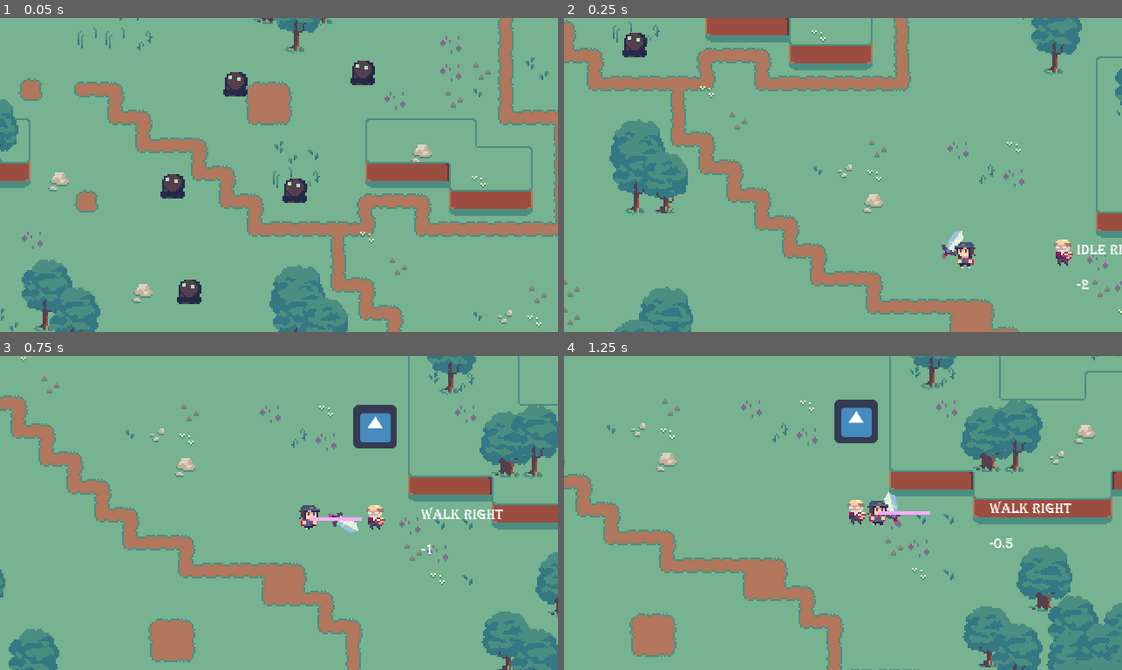
Above: before the commit, frames 1-4 (two rows, left to right).
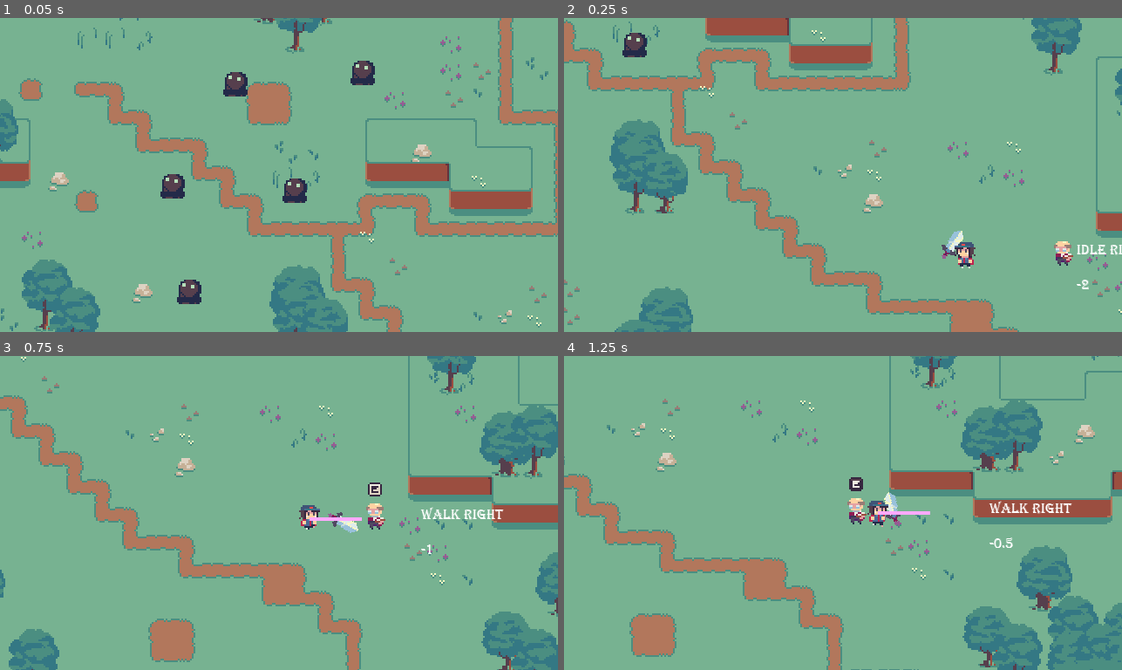
Above: after the commit, the same moments.

Repository: OceanBoy612/SimpleRPG
Game: Godot game, scene res://Code/Maps/Map1.tscn
Two runs of this game, one before a commit and one after it. Both use one fixed random seed, a clock stepped at 60 frames per second and the inputs below. The engine's default icon, where the game draws it, is replaced by a stand-in: a white triangle on a blue panel in a dark square.
Inputs (mouse positions are in pixels of both pictures, inside the frame that each line leads up to):
- Up to frame 1 (0.05 s): no input
- Up to frame 2 (0.25 s): no input
- Up to frame 3 (0.75 s): tap Enter (ui_accept) at 0.5 s; move the mouse to (401, 497) at 0.52 s; hold Right (ui_right) from 0.53 s (still down); click (401, 497) at 0.6 s
- Up to frame 4 (1.25 s): keep holding Right (ui_right); tap Enter (ui_accept) at 0.77 s

Frame 1 is identical in both runs. In frame 2, 0.1% of the frame differs, in the area x 87-92%, y 70-78%; in frame 3, 1.3%, in the area x 63-72%, y 15-52%; in frame 4, 1.3%.

Commit message:
Added animated e to interaractable

Diff:
--- /dev/null
+++ b/src/Art/SpriteFrame Resources/animated_E_sprite_frames.tres
@@ -0,0 +1,19 @@
+[gd_resource type="SpriteFrames" load_steps=4 format=2]
+
+[ext_resource path="res://Art/~Sprites/E-Sheet.png" type="Texture" id=1]
+
+[sub_resource type="AtlasTexture" id=1]
+atlas = ExtResource( 1 )
+region = Rect2( 0, 0, 8, 8 )
+
+[sub_resource type="AtlasTexture" id=2]
+atlas = ExtResource( 1 )
+region = Rect2( 8, 0, 8, 8 )
+
+[resource]
+animations = [ {
+"frames": [ SubResource( 1 ), SubResource( 2 ) ],
+"loop": true,
+"name": "default",
+"speed": 2.0
+} ]
--- a/src/Code/Interactables/Interactable.tscn
+++ b/src/Code/Interactables/Interactable.tscn
@@ -1,7 +1,7 @@
 [gd_scene load_steps=4 format=2]
 
 [ext_resource path="res://Code/Interactables/interactable.gd" type="Script" id=1]
-[ext_resource path="res://icon.png" type="Texture" id=2]
+[ext_resource path="res://Art/SpriteFrame Resources/animated_E_sprite_frames.tres" type="SpriteFrames" id=2]
 
 [sub_resource type="RectangleShape2D" id=1]
 extents = Vector2( 27.671, 28.6238 )
@@ -14,8 +14,9 @@
 [node name="CollisionShape2D" type="CollisionShape2D" parent="."]
 shape = SubResource( 1 )
 
-[node name="Balloon" type="Sprite" parent="."]
+[node name="Balloon" type="AnimatedSprite" parent="."]
 visible = false
-position = Vector2( 0, -51.0798 )
-scale = Vector2( 0.389035, 0.389035 )
-texture = ExtResource( 2 )
+position = Vector2( 0, -33.4108 )
+frames = ExtResource( 2 )
+frame = 1
+playing = true
--- a/src/Code/Interactables/interactable.gd
+++ b/src/Code/Interactables/interactable.gd
@@ -15,7 +15,7 @@
 export(Resource) var enable_on_completed
 
 
-onready var dialogue_balloon: Sprite = $Balloon
+onready var dialogue_balloon: AnimatedSprite = $Balloon
 
 
 var local_map# : LocalMap
--- a/src/Code/Maps/Map1.tscn
+++ b/src/Code/Maps/Map1.tscn
@@ -55,27 +55,31 @@
 position = Vector2( 292.035, 152.028 )
 frames = ExtResource( 7 )
 animation = "Idle Right"
-frame = 2
+frame = 1
 playing = true
 flip_h = true
 
 [node name="Interactable" parent="Interactables/librarian" instance=ExtResource( 3 )]
+position = Vector2( 0, 18.4055 )
 vanish_on_interaction = true
 interactions = [ ExtResource( 14 ), ExtResource( 10 ) ]
 
 [node name="Interactable2" parent="Interactables/librarian" instance=ExtResource( 3 )]
+position = Vector2( 0, 18.4055 )
 disable = true
 enable_on_complete = NodePath("../Interactable")
 interactions = [ ExtResource( 12 ) ]
 disable_on_completed = ExtResource( 10 )
 
 [node name="Interactable3" parent="Interactables/librarian" instance=ExtResource( 3 )]
+position = Vector2( 0, 18.4055 )
 disable = true
 vanish_on_interaction = true
 interactions = [ ExtResource( 11 ) ]
 enable_on_completed = ExtResource( 10 )
 
 [node name="Interactable4" parent="Interactables/librarian" instance=ExtResource( 3 )]
+position = Vector2( 0, 18.4055 )
 disable = true
 enable_on_complete = NodePath("../Interactable3")
 interactions = [ ExtResource( 13 ) ]
